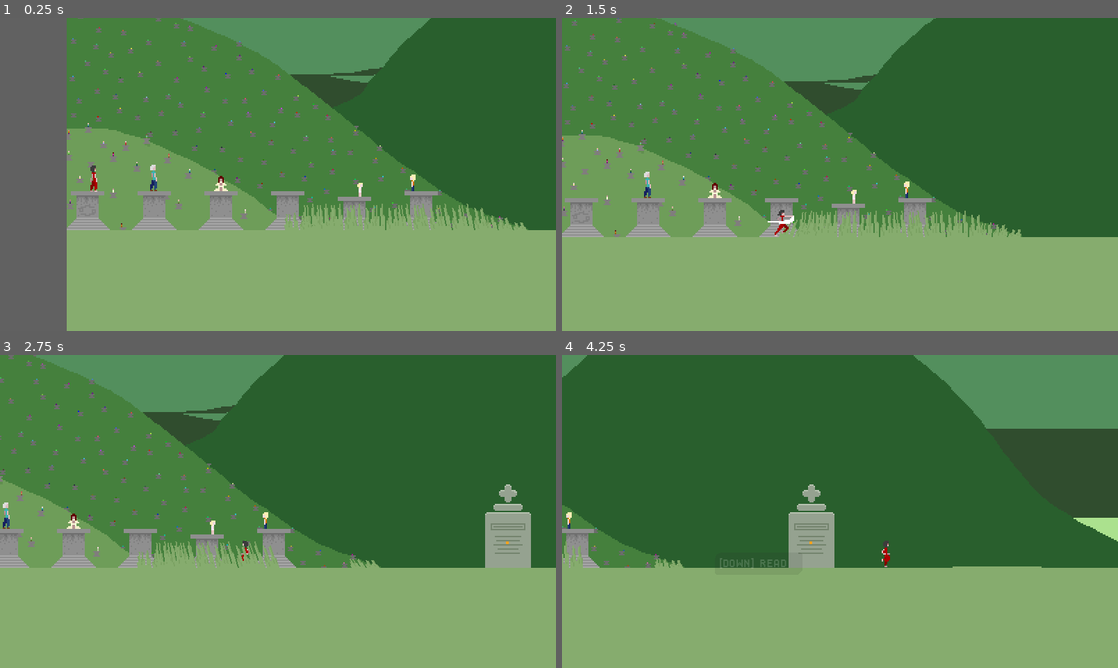
Above: before the commit, frames 1-4 (two rows, left to right).
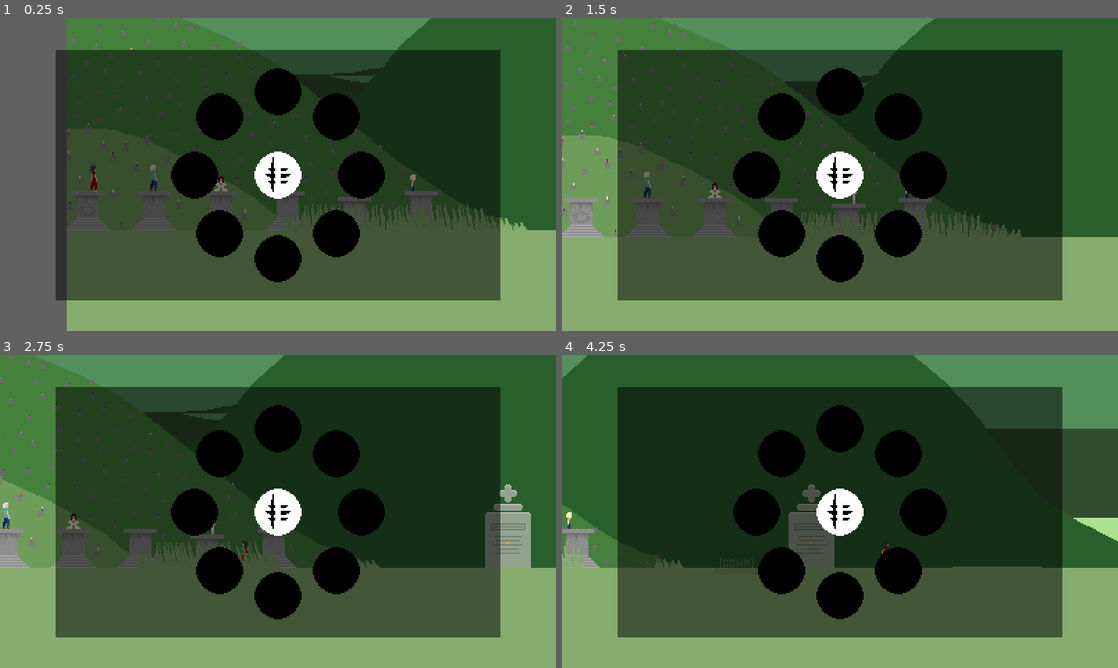
Above: after the commit, the same moments.

Repository: Lilith-In-Starlight/obsidian-glow
Game: Godot game, scene res://Areas/Field/Field.tscn
The game is run twice, just before and just after one commit, with the same random seed, the same clock (stepped at 60 frames per second) and the same inputs.
Inputs:
- Up to frame 1 (0.25 s): no input
- Up to frame 2 (1.5 s): hold Z 0.53-1.28 s; hold Right from 0.53 s (still down); tap Up at 0.77 s; tap C at 1.35 s
- Up to frame 3 (2.75 s): tap Up at 1.52 s; release Right at 2.03 s; hold Left from 2.03 s (still down); hold X from 2.03 s (still down)
- Up to frame 4 (4.25 s): release Left at 2.78 s; release X at 2.78 s; hold Right from 2.78 s (still down); tap Z at 2.85 s; tap Up at 3.02, 3.77 s; hold C from 3.53 s (still down)

The runs differ from the first frame. In frame 1, 64% of the frame differs, in the area x 10-90%, y 10-91%; in frame 2, 64%; in frame 3, 64%; in frame 4, 64%.

Commit message:
Began working on the HUD for the ability selector

Diff:
--- a/Areas/Outskirts/OutskirtsSubway.tscn
+++ b/Areas/Outskirts/OutskirtsSubway.tscn
@@ -96,10 +96,10 @@
 follow_viewport_enable = true
 
 [node name="HUD" type="Control" parent="CanvasLayer"]
-visible = false
 anchor_right = 1.0
 anchor_bottom = 1.0
 __meta__ = {
+"_edit_lock_": true,
 "_edit_use_anchors_": false
 }
 
--- a/Autoload/Persistent.gd
+++ b/Autoload/Persistent.gd
@@ -4,3 +4,6 @@
 var entered_from := "Field/Feld.tscn"
 
 var abandoned_ticket := false
+
+var notches := 8
+var abilities := ["dash", "hook"]
--- /dev/null
+++ b/HUD.gd
@@ -0,0 +1,20 @@
+extends Control
+
+const NOTCH := preload("res://HUD/AbilityNotch.tscn")
+
+onready var Abilities := $Abilities
+onready var CenterNotch := $Abilities/Center
+
+
+# Called when the node enters the scene tree for the first time.
+func _ready():
+	for i in Persistent.notches:
+		var new_notch := NOTCH.instance()
+		new_notch.rect_position = CenterNotch.rect_position + Vector2(cos(i*TAU/Persistent.notches), sin(i*TAU/Persistent.notches)) * 60
+		Abilities.add_child(new_notch)
+		new_notch.notch = i
+
+
+# Called every frame. 'delta' is the elapsed time since the previous frame.
+#func _process(delta):
+#	pass
--- a/HUD.tscn
+++ b/HUD.tscn
@@ -1,12 +1,42 @@
-[gd_scene format=2]
+[gd_scene load_steps=4 format=2]
+
+[ext_resource path="res://HUD.gd" type="Script" id=1]
+[ext_resource path="res://Sprites/HUD/Abilities/center.png" type="Texture" id=3]
+
+[sub_resource type="StyleBoxFlat" id=1]
+bg_color = Color( 0, 0, 0, 0.498039 )
 
 [node name="HUD" type="CanvasLayer"]
-follow_viewport_enable = true
 
 [node name="HUD" type="Control" parent="."]
 anchor_right = 1.0
 anchor_bottom = 1.0
+script = ExtResource( 1 )
 __meta__ = {
-"_edit_lock_": true,
 "_edit_use_anchors_": false
 }
+
+[node name="Abilities" type="Panel" parent="HUD"]
+anchor_left = 0.1
+anchor_top = 0.1
+anchor_right = 0.9
+anchor_bottom = 0.9
+custom_styles/panel = SubResource( 1 )
+__meta__ = {
+"_edit_use_anchors_": false
+}
+
+[node name="Center" type="TextureRect" parent="HUD/Abilities"]
+anchor_left = 0.5
+anchor_top = 0.5
+anchor_right = 0.5
+anchor_bottom = 0.5
+margin_left = -17.0
+margin_top = -17.0
+margin_right = 17.0
+margin_bottom = 17.0
+rect_pivot_offset = Vector2( 17, 17 )
+texture = ExtResource( 3 )
+__meta__ = {
+"_edit_use_anchors_": false
+}
--- /dev/null
+++ b/HUD/AbilityNotch.gd
@@ -0,0 +1,13 @@
+extends TextureRect
+
+
+var notch := 0
+
+# Called when the node enters the scene tree for the first time.
+func _ready():
+	pass # Replace with function body.
+
+
+# Called every frame. 'delta' is the elapsed time since the previous frame.
+#func _process(delta):
+#	pass
--- /dev/null
+++ b/HUD/AbilityNotch.tscn
@@ -0,0 +1,16 @@
+[gd_scene load_steps=3 format=2]
+
+[ext_resource path="res://Sprites/HUD/Abilities/emptynotch.png" type="Texture" id=1]
+[ext_resource path="res://HUD/AbilityNotch.gd" type="Script" id=2]
+
+[node name="AbilityNotch" type="TextureRect"]
+margin_left = -17.0
+margin_top = -17.0
+margin_right = 17.0
+margin_bottom = 17.0
+rect_pivot_offset = Vector2( 17, 17 )
+texture = ExtResource( 1 )
+script = ExtResource( 2 )
+__meta__ = {
+"_edit_use_anchors_": false
+}
Binary file added: Sprites/HUD/Abilities/center.png
Not shown, added: Sprites/HUD/Abilities/center.png.import
Binary file added: Sprites/HUD/Abilities/dashnotch.png
Not shown, added: Sprites/HUD/Abilities/dashnotch.png.import
Binary file added: Sprites/HUD/Abilities/emptynotch.png
Not shown, added: Sprites/HUD/Abilities/emptynotch.png.import
